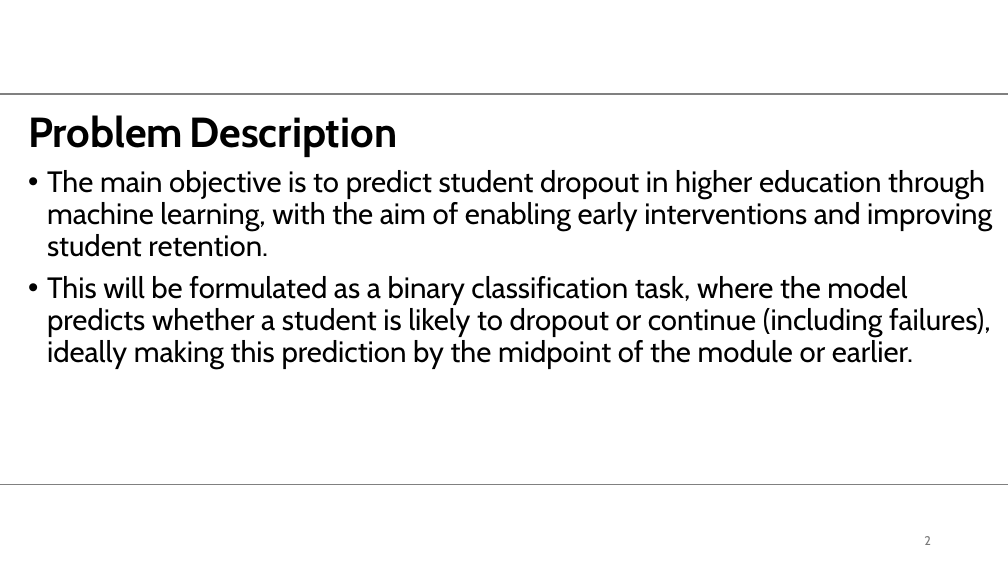
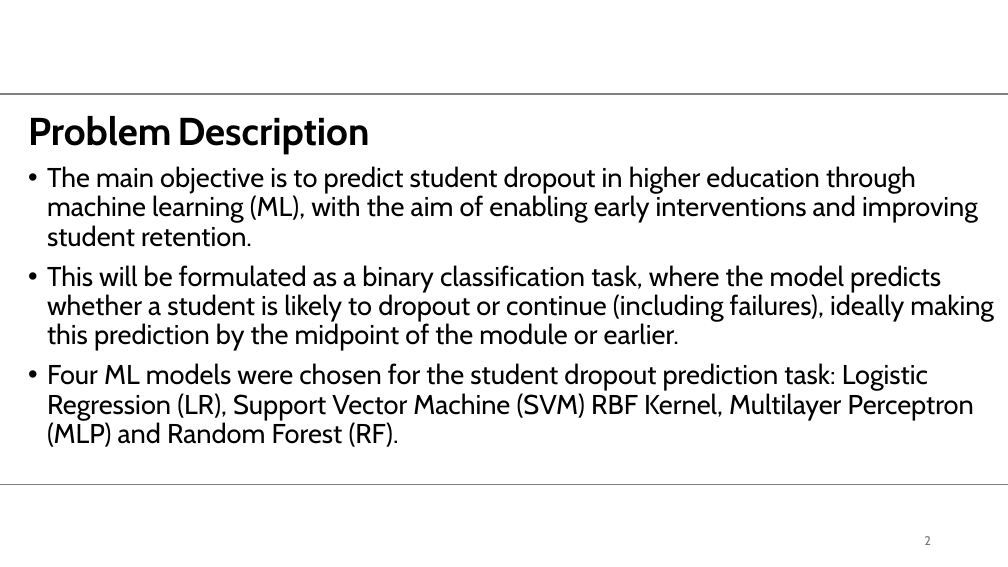
Before and after one commit to MScProjs/MScProject2025-Ali-Suhail, a slide deck: slide 2 of documents/presentation drafts/2605549_presentation.pptx. Drawn at 1008x567 pixels with LibreOffice and Linux fonts; fonts in the diff are those of the drawing; background and template pictures are left out. Boxes give left, top, right and bottom in pixels: in the first picture for what was removed or moved away, otherwise in the second. Text is boxed around its words. In the diff, an @@ line names an element or a change of style, - is before the commit and + after.

```diff
--- a/documents/presentation drafts/2605549_presentation.pptx
+++ b/documents/presentation drafts/2605549_presentation.pptx
@@ text at [28, 116, 994, 351]: size 40 to 37 pt in "Problem Description"; size 28 to 25.9 pt in "This will be formulated as a binary ..." @@
@@ text at [47, 166, 978, 247]: text changed; size 28 to 25.9 pt @@
-• The main objective is to predict student dropout in higher education through machine learning, with the aim of enabling early interventions and improving student retention.
+• The main objective is to predict student dropout in higher education through machine learning (ML), with the aim of enabling early interventions and improving student retention.
@@ text at [47, 363, 974, 447]: paragraph added @@
+• Four ML models were chosen for the student dropout prediction task: Logistic Regression (LR), Support Vector Machine (SVM) RBF Kernel, Multilayer Perceptron (MLP) and Random Forest (RF).
```
Also in this commit, not shown: 6 other slides changed, 13 slides added, 4 slides removed, 1 other file.
